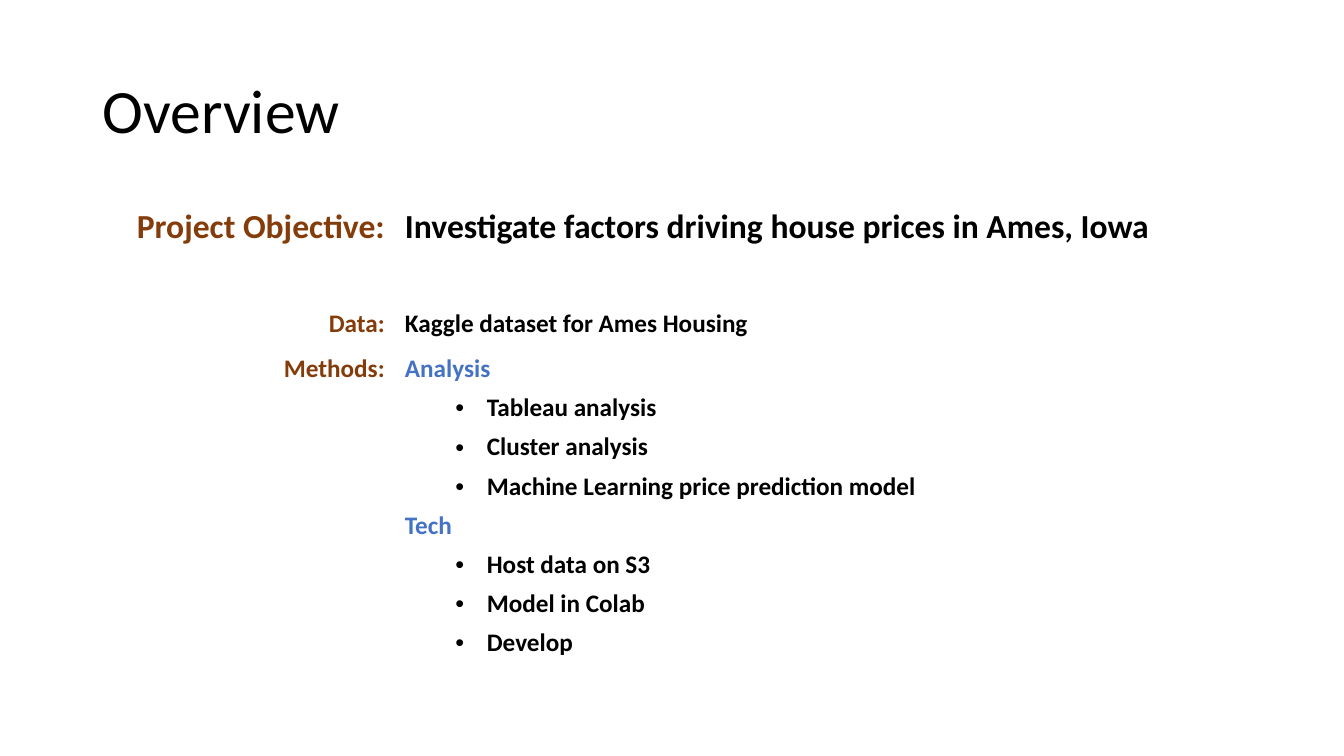
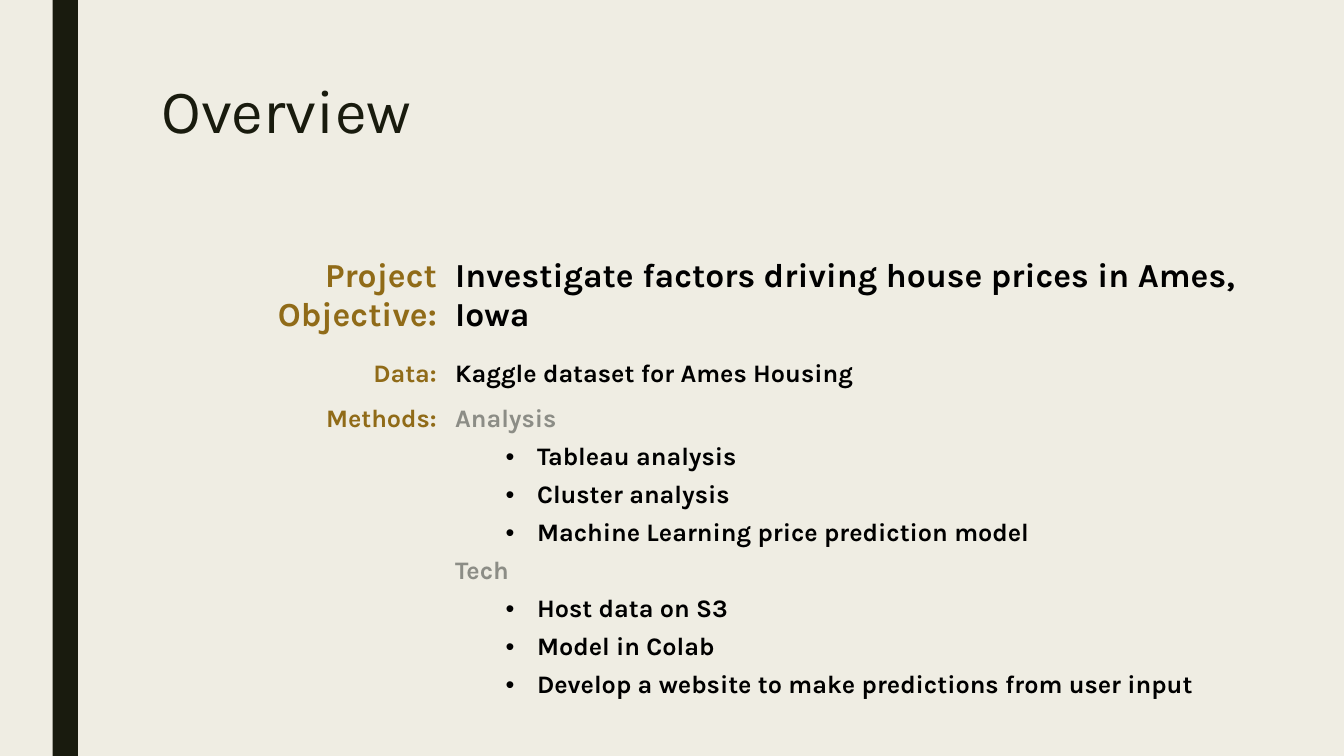
Before and after one commit to jessnguyen9/Ames-Housing-Machine-Learning-Project, a slide deck: slide 2 of Team Presentation.pptx. Drawn at 1344x756 pixels with LibreOffice and Linux fonts; fonts in the diff are those of the drawing. Boxes give left, top, right and bottom in pixels: in the first picture for what was removed or moved away, otherwise in the second. Text is boxed around its words. In the diff, an @@ line names an element or a change of style, - is before the commit and + after.

Commit message:
ppt update

```diff
--- a/Team Presentation.pptx
+++ b/Team Presentation.pptx
@@ background #FFFFFF to #EFEDE3 @@
@@ rectangle added at box(52, 0, 78, 756), fill #191B0E @@
@@ title "Overview": place and size @@
-title "Overview" at box(102, 90, 339, 134)
+title "Overview" at box(161, 90, 411, 134)
@@ title "Overview" at box(161, 90, 411, 134): font Calibri to Karla, text colour #000000 to #191B0E; line spacing 0.9 to 0.89; vertical alignment middle to top @@
@@ table at box(151, 252, 1280, 746) @@
-row 3, column 2: Analysis / Tableau analysis / Cluster analysis / Machine Learning price prediction model / Tech / Host data on S3 / Model in Colab / Develop
+row 3, column 2: Analysis / Tableau analysis / Cluster analysis / Machine Learning price prediction model / Tech / Host data on S3 / Model in Colab / Develop a website to make predictions from user input
@@ font Calibri to Karla in "Project Objective:", "Investigate factors driving house prices in Ames, ...", "Data:", "Kaggle dataset for Ames Housing" and 1 more places @@
@@ text colour #843C0B to #906B18 in "Project Objective:", "Data:", "Methods:" @@
@@ borders changed @@
@@ table: place and size @@
-table at box(93, 202, 1252, 696)
+table at box(151, 252, 1280, 746)
```
Also in this commit, not shown: 3 other slides changed, 6 slides added, 2 slides removed, 1 other file.
